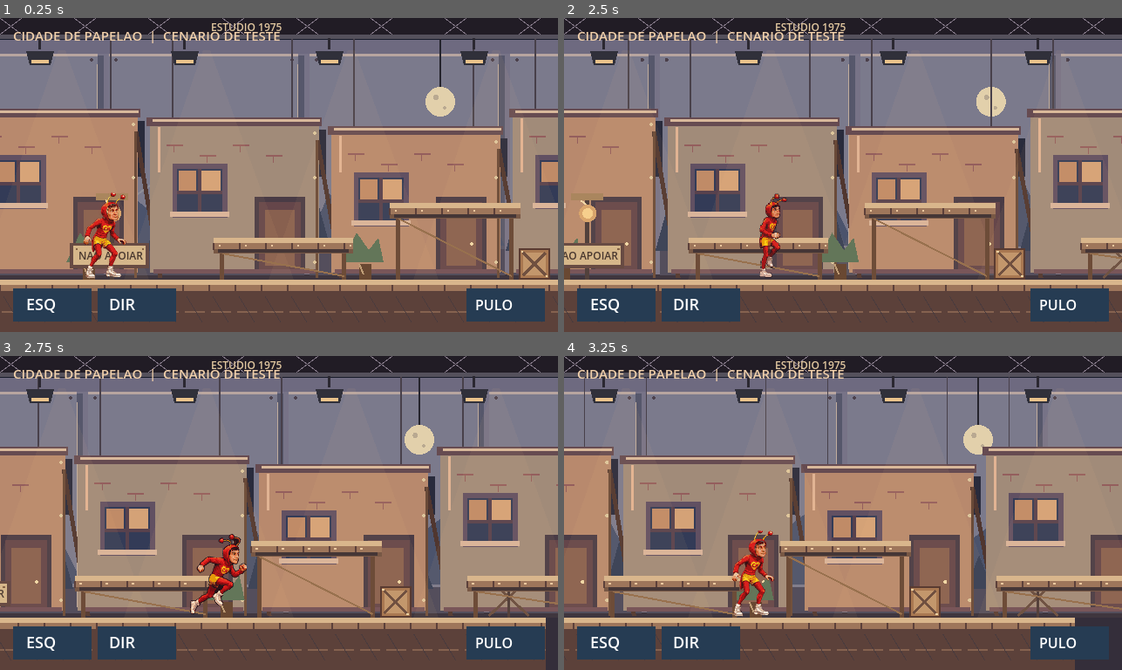
Above: before the commit, frames 1-4 (two rows, left to right).
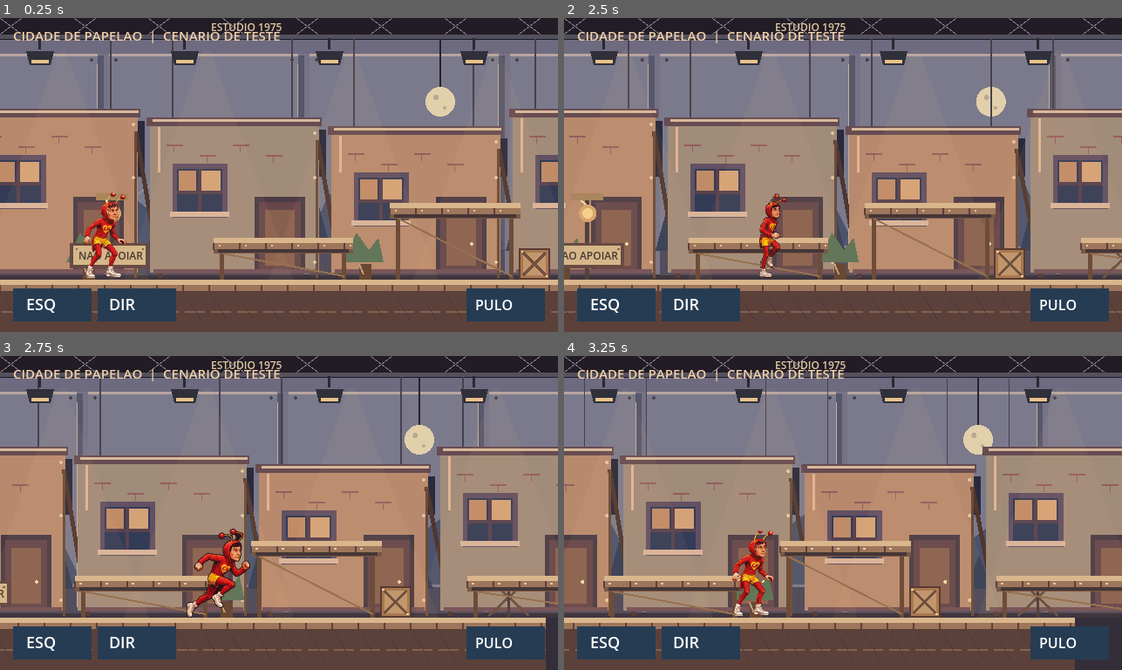
Above: after the commit, the same moments.

Repository: integro-app/chapolin-adventures
Game: Godot game, scene res://scenes/main.tscn
The game is run twice, just before and just after one commit, with the same random seed, the same clock (stepped at 60 frames per second) and the same inputs.
Inputs (mouse positions are in pixels of both pictures, inside the frame that each line leads up to):
- Up to frame 1 (0.25 s): no input
- Up to frame 2 (2.5 s): tap Enter (ui_accept) at 0.5, 0.77 s; move the mouse to (965, 159) at 0.52 s; hold Right (ui_right) 0.53-1.25 s; click (965, 159) at 0.67 s; drag from (731, 190) to (815, 237) at 1.27 s; move the mouse to (898, 105) at 2.02 s; hold Right (ui_right) from 2.03 s (still down)
- Up to frame 3 (2.75 s): keep holding Right (ui_right)
- Up to frame 4 (3.25 s): release Right (ui_right) at 2.75 s; drag from (815, 575) to (675, 465) at 2.77 s

Frames 1-2 are identical in both runs. In frame 3, 1.0% of the frame differs, in the area x 33-45%, y 55-84%; in frame 4, nothing differs.

Commit message:
Padroniza escala e alinhamento dos sprites de corrida sem cortar antenas e pes

Diff:
--- a/scripts/main.gd
+++ b/scripts/main.gd
@@ -430,9 +430,12 @@
 		frame = int(floor(animation_time * fps)) % 8
 	var frame_size := Vector2(float(sprite.get_width()) / 8.0, float(sprite.get_height()))
 	var region := Rect2(float(frame) * frame_size.x, 0.0, frame_size.x, frame_size.y)
-	var drawn_height := 101.0
+	# Corrida tem atlas maior e 4px transparentes na base: respeita a altura oficial.
+	var drawn_height := 112.0 if current_animation == "run" and run_texture != null else 101.0
 	var drawn_width := frame_size.x * drawn_height / frame_size.y
 	var dest := Rect2(-drawn_width / 2.0, -drawn_height, drawn_width, drawn_height)
+	if current_animation == "run" and run_texture != null:
+		dest.position.y += 4.0
 	draw_texture_rect_region(sprite, dest, region, Color.WHITE, false, true)
 
 func _draw_controls() -> void:
